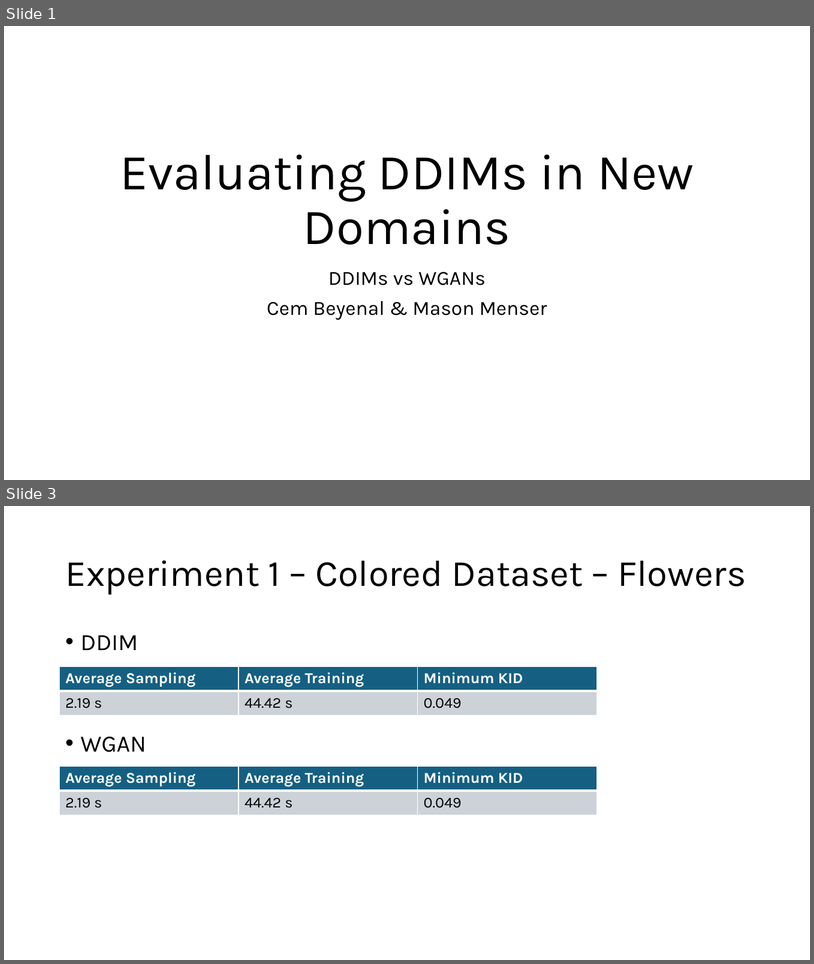
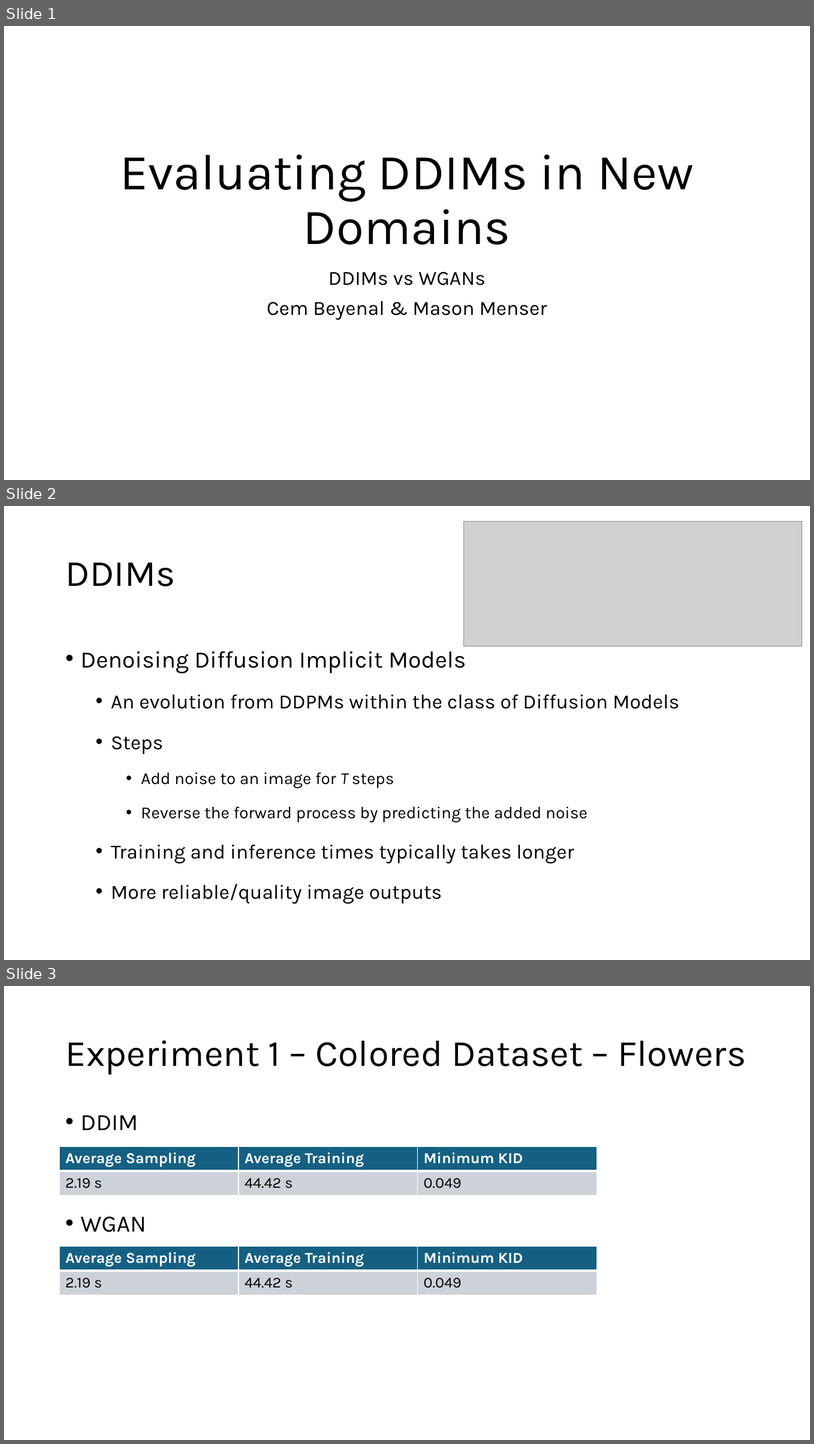
Before and after one commit to MMenser/DDIMvsGAN, a slide deck: Evaluating DDIMs in New Domains.pptx. Shown one above the other, each under a label of ours: slides 1 and 3 before the commit, slides 1, 2 and 3 after it; the slides between them are not shown. The pictures are 814x964 and 814x1444 pixels, drawn with LibreOffice and Linux fonts; fonts in the diff are those of the drawing; grey boxes stand for pictures. Boxes give left, top, right and bottom in pixels: in the first picture for what was removed or moved away, otherwise in the second. Text is boxed around its words. In the diff, an @@ line names an element or a change of style, - is before the commit and + after.

```diff
--- a/Evaluating DDIMs in New Domains.pptx
+++ b/Evaluating DDIMs in New Domains.pptx
@@ slide 2 added at <box>4,506,810,960</box>, background #FFFFFF @@
@@ picture added at <box>464,522,803,646</box> @@
@@ title added at <box>65,562,175,586</box>, 44 pt, text #000000 @@
+DDIMs
@@ text added at <box>81,651,680,904</box>, 24 pt, text #000000 @@
+• Denoising Diffusion Implicit Models
+  • An evolution from DDPMs within the class of Diffusion Models
+  • Steps
+    • Add noise to an image for T steps
+    • Reverse the forward process by predicting the added noise
+  • Training and inference times typically takes longer
+  • More reliable/quality image outputs
```
Also in this commit, not shown: 1 slide removed, 1 other file.
